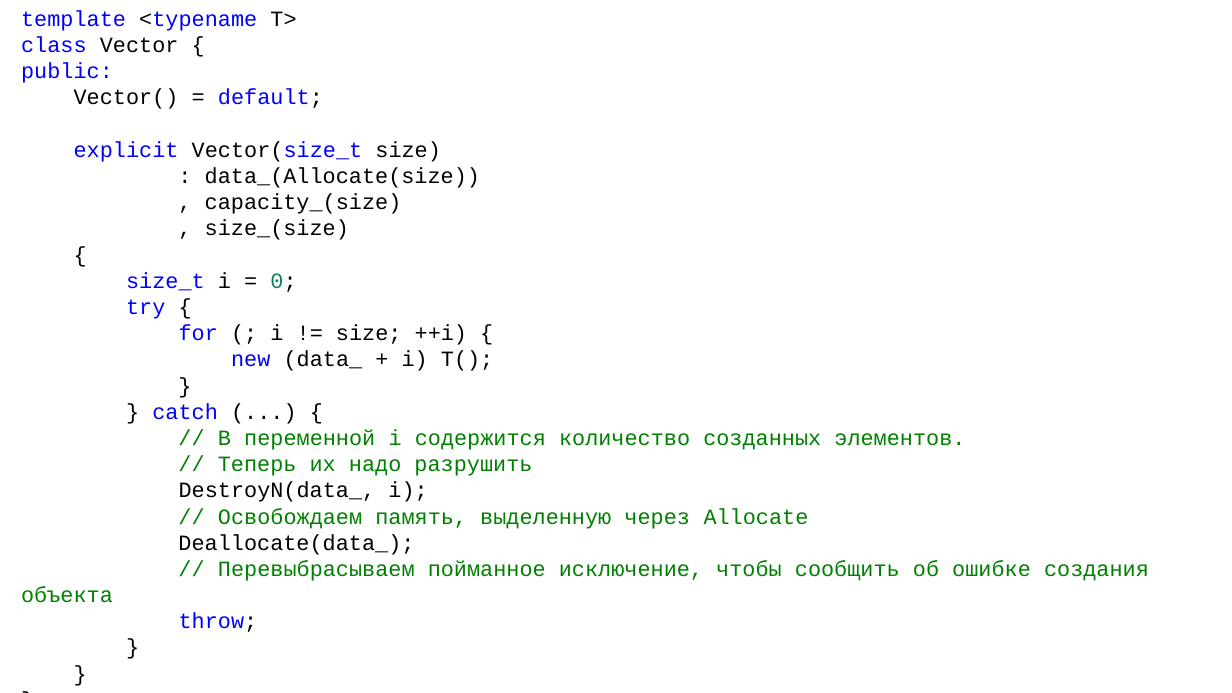
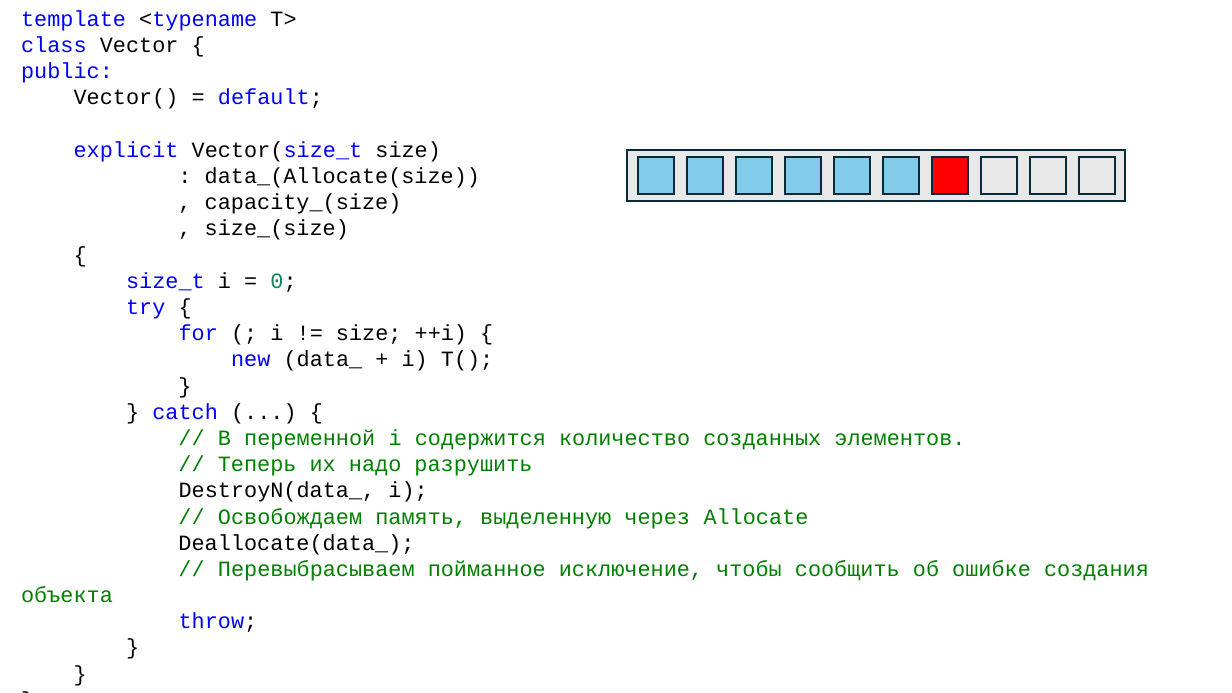
Before and after one commit to alexey-malov/oop, a slide deck: slide 26 of lectures/05/Обработка ошибок и исключительных ситуаций.pptx. Drawn at 1232x693 pixels with LibreOffice and Linux fonts; fonts in the diff are those of the drawing. Boxes give left, top, right and bottom in pixels: in the first picture for what was removed or moved away, otherwise in the second. Text is boxed around its words. In the diff, an @@ line names an element or a change of style, - is before the commit and + after.

```diff
--- a/lectures/05/Обработка ошибок и исключительных ситуаций.pptx
+++ b/lectures/05/Обработка ошибок и исключительных ситуаций.pptx
@@ rectangle added at (638,157,674,193), fill #83CBEB, outline #092A39 1.5 pt @@
@@ rectangle added at (687,157,723,193), fill #83CBEB, outline #092A39 1.5 pt @@
@@ rectangle added at (736,157,772,193), fill #83CBEB, outline #092A39 1.5 pt @@
@@ rectangle added at (785,157,821,193), fill #83CBEB, outline #092A39 1.5 pt @@
@@ rectangle added at (834,157,870,193), fill #83CBEB, outline #092A39 1.5 pt @@
@@ rectangle added at (883,157,919,193), fill #83CBEB, outline #092A39 1.5 pt @@
@@ rectangle added at (932,157,968,193), fill #FF0000, outline #092A39 1.5 pt @@
@@ group added at (628,150,1126,201): 4 rectangles @@
```
Also in this commit, not shown: 13 other slides changed, 1 other file.
